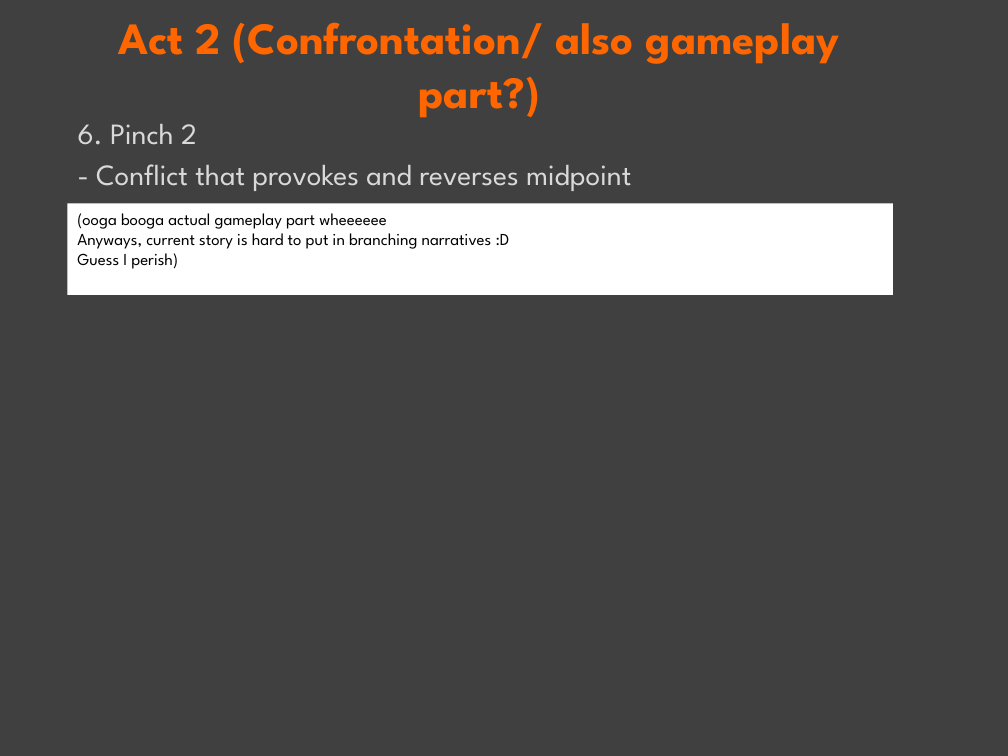
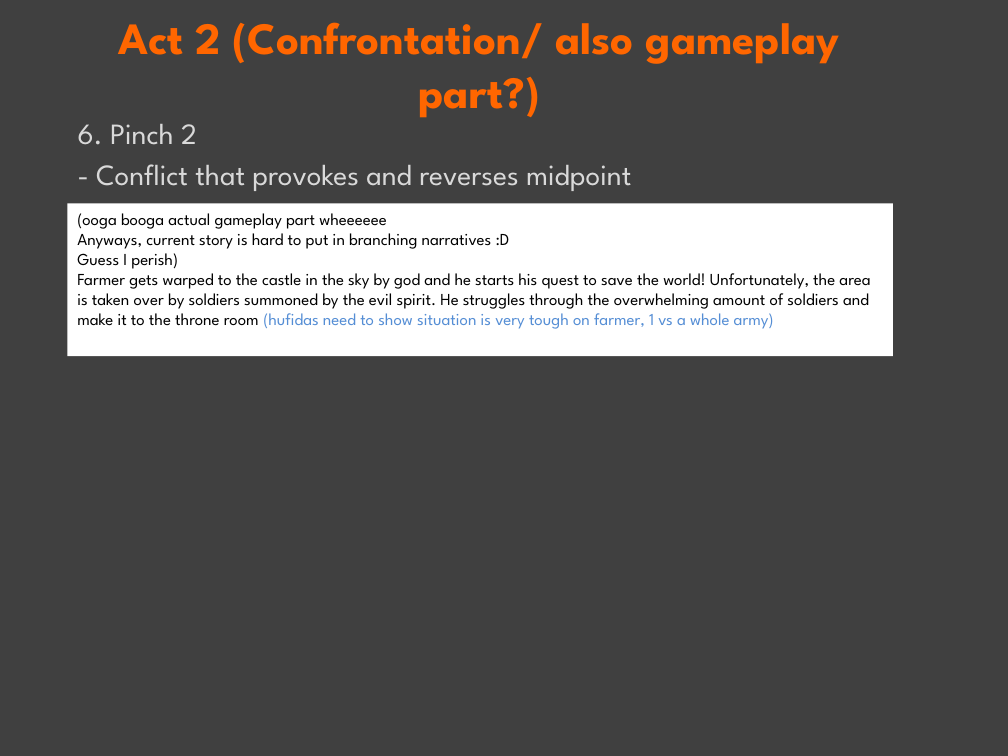
Before and after one commit to FMLneverlucky/2024-sem-1, a slide deck: slide 4 of story creation/assignment submission/DM1374_GSTORY_3-ActTemplate (submission).pptx. Drawn at 1008x756 pixels with LibreOffice and Linux fonts; fonts in the diff are those of the drawing; background and template pictures are left out. Boxes give left, top, right and bottom in pixels: in the first picture for what was removed or moved away, otherwise in the second. Text is boxed around its words. In the diff, an @@ line names an element or a change of style, - is before the commit and + after.

Commit message:
Update DM1374_GSTORY_3-ActTemplate (submission).pptx
more msgs for iwp wheeeeeeee
in summary:
wtf im fucked hahahahhaha
need to present again after 2 weeks

```diff
--- a/story creation/assignment submission/DM1374_GSTORY_3-ActTemplate (submission).pptx
+++ b/story creation/assignment submission/DM1374_GSTORY_3-ActTemplate (submission).pptx
@@ rectangle "(ooga booga actual gameplay part ...": place and size @@
-rectangle "(ooga booga actual gameplay part ..." at (68, 204, 893, 295)
+rectangle "(ooga booga actual gameplay part ..." at (68, 204, 893, 356)
@@ text in rectangle at (77, 268, 870, 329): paragraph added @@
+Farmer gets warped to the castle in the sky by god and he starts his quest to save the world! Unfortunately, the area is taken over by soldiers summoned by the evil spirit. He struggles through the overwhelming amount of soldiers and make it to the throne room (hufidas need to show situation is very tough on farmer, 1 vs a whole army)
```
